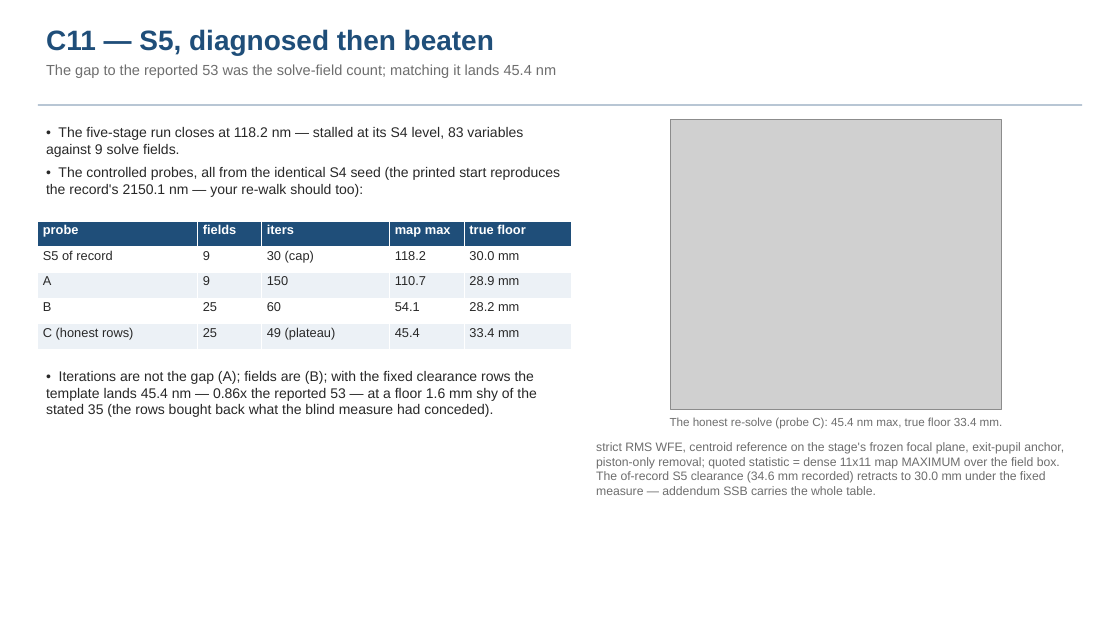
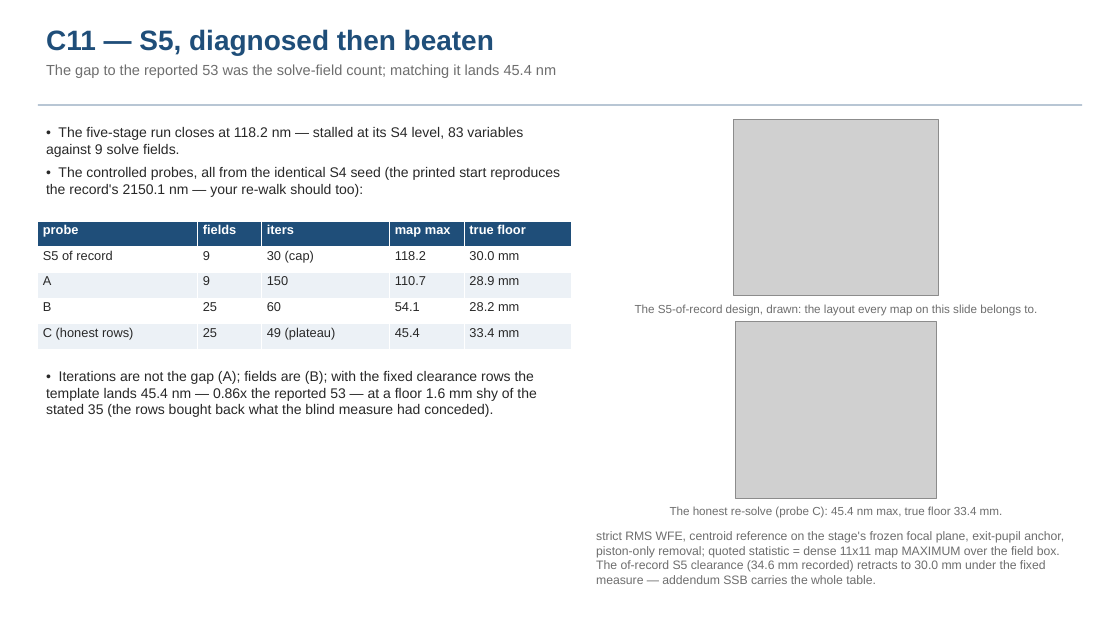
Before and after one commit to nasa-jpl/MACOS_resources, a slide deck: slide 12 of mmacos/challenges/rodgers3/deck_rodgers3_walk.pptx. Drawn at 1120x630 pixels with LibreOffice and Linux fonts; fonts in the diff are those of the drawing; grey boxes stand for pictures. Boxes give left, top, right and bottom in pixels: in the first picture for what was removed or moved away, otherwise in the second. Text is boxed around its words. In the diff, an @@ line names an element or a change of style, - is before the commit and + after.

```diff
--- a/mmacos/challenges/rodgers3/deck_rodgers3_walk.pptx
+++ b/mmacos/challenges/rodgers3/deck_rodgers3_walk.pptx
@@ picture added at <box>734,119,939,296</box> @@
@@ text added at <box>635,304,1037,316</box>, 10 pt, text #6E6E6E @@
+The S5-of-record design, drawn: the layout every map on this slide belongs to.
@@ picture: place and size @@
-picture at <box>670,119,1001,409</box>
+picture at <box>735,322,936,498</box>
@@ text "The honest re-solve (probe C): ...": place and size @@
-text "The honest re-solve (probe C): ..." at <box>670,417,1003,429</box>
+text "The honest re-solve (probe C): ..." at <box>670,506,1003,518</box>
@@ text "strict RMS WFE, centroid reference ...": place and size @@
-text "strict RMS WFE, centroid reference ..." at <box>596,442,1064,495</box>
+text "strict RMS WFE, centroid reference ..." at <box>596,531,1064,584</box>
```
Also in this commit, not shown: 4 other slides changed, 1 slide added, 5 other files.
